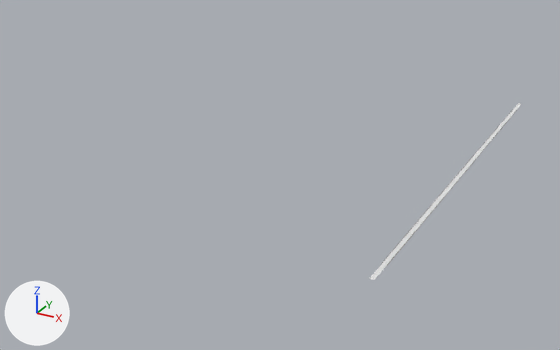
An edit to the Blender file environment/models/road.blend, drawn before and after from the same camera.
Before and after are seen from a 50 mm camera at (344.0, -1346.0, 579.0) aimed at (-365.0, -56.0, -67.0). The lights are fixed; the arrows at lower left show +X, +Y and +Z.

In view in the first picture: 'road-col'.
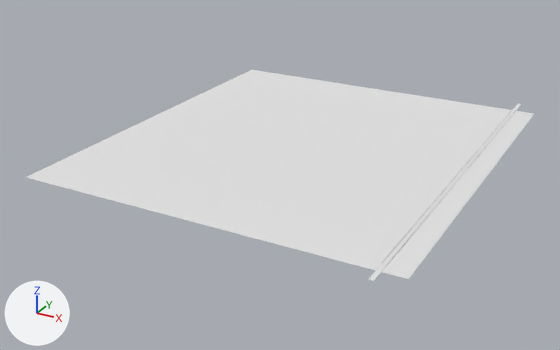
Boxes (x1, y1, x2, y2) around the edits, measured in the pictures (560 x 350 px):
'bigyard-col', added: after (26, 70, 512, 270)
'otheryard-col', added: after (382, 111, 534, 279)

Edits to the bpy script that builds the scene:
```text
Add mat_grass:
    mat_grass = principled_material('grass')
    mat_grass.base_color = (0.8, 0.8, 0.8)  # white #e7e7e7
    mat_grass.roughness = 0.943
Add me_plane_003:
    me_plane_003.from_pydata([(-1.0, -19.1, 0.0), (32.7, -19.1, 0.0), (-1.0, 20.6, 0.0), (32.7, 20.6, 0.0)], [], [(0, 1, 3, 2)])
    me_plane_003.materials.append(mat_grass)  # its picture is missing
Add me_plane:
    me_plane.from_pydata([(-1.0, -19.1, 0.0), (1.0, -19.1, 0.0), (-1.0, 20.6, 0.0), (1.0, 20.6, 0.0)], [], [(0, 1, 3, 2)])
    me_plane.materials.append(mat_grass)  # its picture is missing
Add ob_bigyard_col:
    ob_bigyard_col = bpy.data.objects.new('bigyard-col', me_plane_003)
    ob_bigyard_col.location = (-25.0, -2.0, 0.0)
    ob_bigyard_col.rotation_euler = (0.0, 0.0, 3.142)  # degrees (0, 0, 180)
    ob_bigyard_col.scale = (20.6, 20.6, 20.6)
Add ob_otheryard_col:
    ob_otheryard_col = bpy.data.objects.new('otheryard-col', me_plane)
    ob_otheryard_col.location = (25.0, -2.0, 0.0)
    ob_otheryard_col.rotation_euler = (0.0, 0.0, 3.142)  # degrees (0, 0, 180)
    ob_otheryard_col.scale = (20.6, 20.6, 20.6)
```
